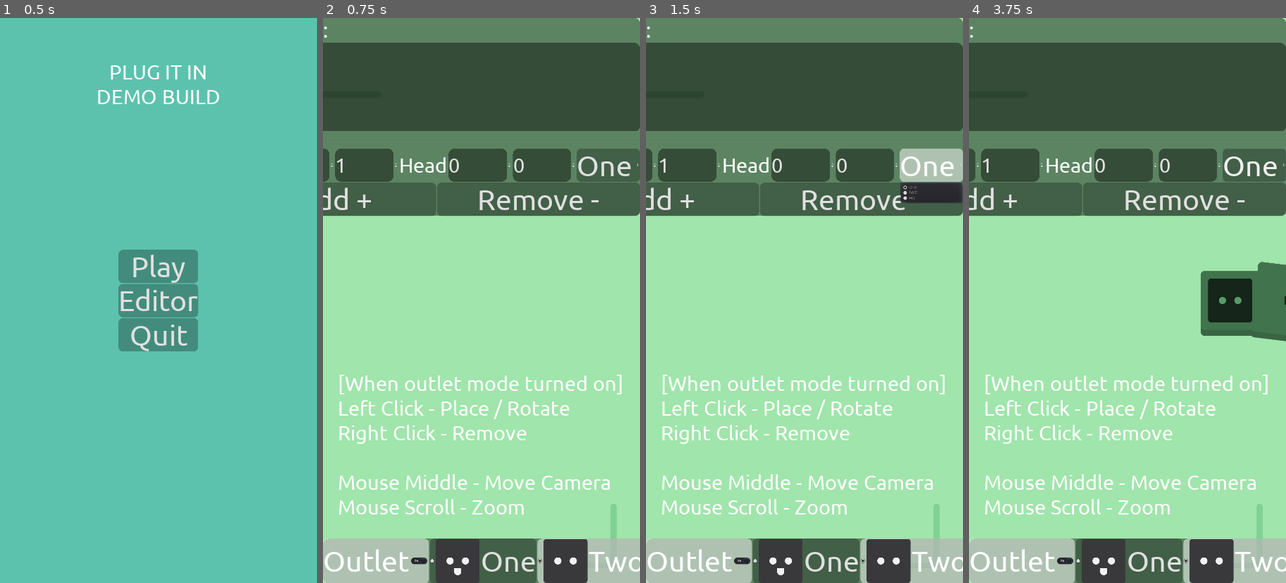
Above: before the commit, frames 1-4 (left to right).
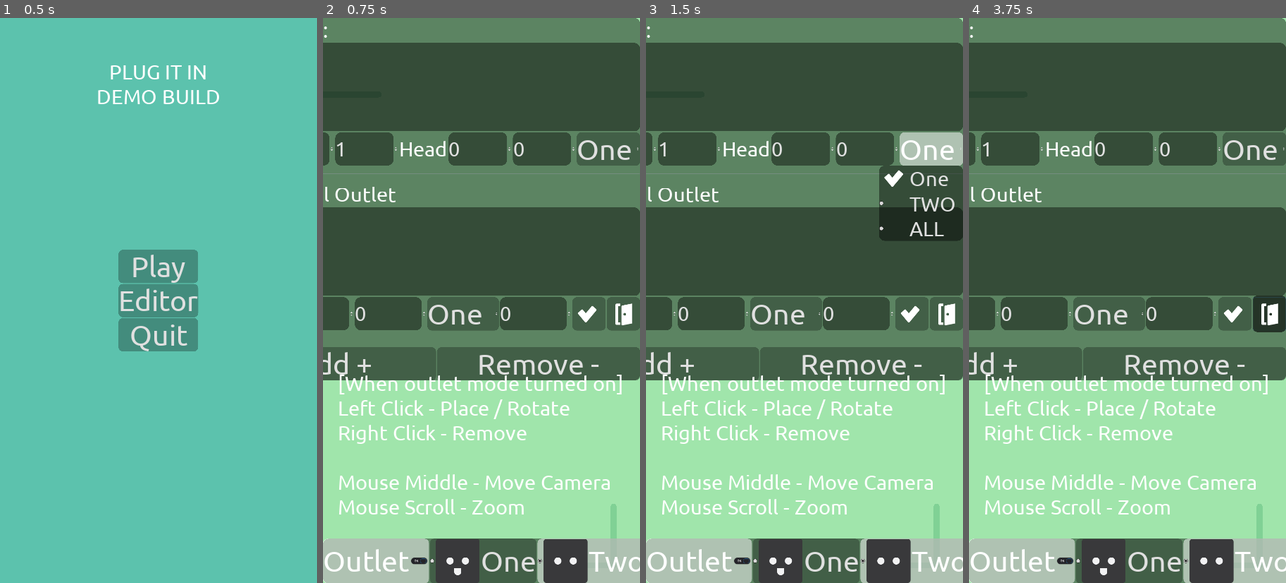
Above: after the commit, the same moments.

Repository: unSAME-Studio/ProjectOutlet
Game: Godot game, scene res://scenes/Menu.tscn
Same seed, same stepped clock (60 frames per second), same inputs: the game is played once before the commit and once after it.
Inputs (mouse positions are in pixels of both pictures, inside the frame that each line leads up to):
- Up to frame 1 (0.5 s): no input
- Up to frame 2 (0.75 s): click "Editor" at 0.5 s
- Up to frame 3 (1.5 s): click "One" at 1.25 s
- Up to frame 4 (3.75 s): click "Add +" at 2 s; click (1235, 311) at 2.77 s; click (1270, 311) at 3.52 s

Frame 1 is identical in both runs. In frame 2, 39% of the frame differs, in the area x 0-100%, y 19-65%; in frame 3, 39%; in frame 4, 38%.

Commit message:
New Editor Update

Diff:
--- a/scenes/Editor.gd
+++ b/scenes/Editor.gd
@@ -12,6 +12,9 @@
 	"plugs": [
 	]
 }
+var additional_outlets = [
+
+]
 var plug_scene = [
 
 ]
@@ -25,6 +28,10 @@
 	$CanvasLayer/Control/PanelContainer/VBoxContainer/HBoxContainer/Type.add_item("One")
 	$CanvasLayer/Control/PanelContainer/VBoxContainer/HBoxContainer/Type.add_item("TWO")
 	$CanvasLayer/Control/PanelContainer/VBoxContainer/HBoxContainer/Type.add_item("ALL")
+
+	$CanvasLayer/Control/PanelContainer/VBoxContainer/HBoxContainer3/Type.add_item("One")
+	$CanvasLayer/Control/PanelContainer/VBoxContainer/HBoxContainer3/Type.add_item("TWO")
+	$CanvasLayer/Control/PanelContainer/VBoxContainer/HBoxContainer3/Type.add_item("ALL")
 
 	$"Node2D/TileMap/Line2D".set_default_color(ColorManager.color.main)
 	$"Node2D/TileMap/Line2D2".set_default_color(ColorManager.color.main)
@@ -69,7 +76,7 @@
 			var key = "%d:%d" % [position.x, position.y]
 			# check if outlet already exist, if so rotate
 			if outlet_scene.has(key):
-				outlet_scene[key].queue_free()
+				outlet_scene[key].call_deferred("queue_free")
 				outlet_scene.erase(key)
 				return
 
@@ -91,14 +98,20 @@
 	int($"CanvasLayer/Control/PanelContainer/VBoxContainer/HBoxContainer/Sizey".get_line_edit().get_text()),
 	int($"CanvasLayer/Control/PanelContainer/VBoxContainer/HBoxContainer/Headx".get_line_edit().get_text()),
 	int($"CanvasLayer/Control/PanelContainer/VBoxContainer/HBoxContainer/Heady".get_line_edit().get_text()),
-	$"CanvasLayer/Control/PanelContainer/VBoxContainer/HBoxContainer/Type".get_selected()
+	$"CanvasLayer/Control/PanelContainer/VBoxContainer/HBoxContainer/Type".get_selected(),
+	additional_outlets
 	]
 
 	current_level.plugs.append(info)
 
-	$"CanvasLayer/Control/PanelContainer/VBoxContainer/ItemList".add_item("Size (%d, %d), Head (%d, %d), Type %d" % info)
+	$"CanvasLayer/Control/PanelContainer/VBoxContainer/ItemList".add_item("Size (%d, %d), Head (%d, %d), Type %d, Outlet: %s" % info)
 
 	spawn_plug(info)
+
+	# clear additional outlets
+	#additional_outlets.clear()
+	#$CanvasLayer/Control/PanelContainer/VBoxContainer/OutletList.clear()
+
 
 
 func spawn_plug(info):
@@ -111,6 +124,11 @@
 	if info.size() >= 5:
 		p.outlet_type = info[4]
 
+	# if additional outlet exist TEMP IMPLEMENT
+	if info.size() >= 6:
+		for add in info[5]:
+			p.additional_outlets.append(add)
+
 	p.original_point = Vector2(0, 0)
 	$Node2D/Plugs.add_child(p)
 
@@ -122,6 +140,7 @@
 
 
 func export_level():
+	# calculate Level Size
 	var x = []
 	var y = []
 	for i in outlet_scene.values():
@@ -177,3 +196,37 @@
 
 func _on_Export_pressed():
 	export_level()
+
+
+func _on_PlugsMenu_toggled(button_pressed):
+	if button_pressed:
+		$"CanvasLayer/Control/PanelContainer".show()
+	else:
+		$"CanvasLayer/Control/PanelContainer".hide()
+
+
+
+func _on_AddOutlet_pressed():
+	var new_outlet = [
+		int($"CanvasLayer/Control/PanelContainer/VBoxContainer/HBoxContainer3/Headx".get_line_edit().get_text()),
+		int($"CanvasLayer/Control/PanelContainer/VBoxContainer/HBoxContainer3/Heady".get_line_edit().get_text()),
+		int($"CanvasLayer/Control/PanelContainer/VBoxContainer/HBoxContainer/Type".get_selected()),
+		int($"CanvasLayer/Control/PanelContainer/VBoxContainer/HBoxContainer3/Rot".get_line_edit().get_text()),
+	]
+
+	additional_outlets.append(new_outlet)
+
+	$CanvasLayer/Control/PanelContainer/VBoxContainer/OutletList.add_item(String(new_outlet))
+
+
+func _on_RemoveOutlet_pressed():
+	var outletlist = $"CanvasLayer/Control/PanelContainer/VBoxContainer/OutletList"
+	if not outletlist.is_anything_selected():
+		return
+
+	var removes = Array(outletlist.get_selected_items())
+	removes.sort()
+	removes.invert()
+	for i in removes:
+		additional_outlets.remove(i)
+		outletlist.remove_item(i)
--- a/scenes/Editor.tscn
+++ b/scenes/Editor.tscn
@@ -1,10 +1,12 @@
-[gd_scene load_steps=10 format=2]
+[gd_scene load_steps=12 format=2]
 
 [ext_resource path="res://scenes/Editor.gd" type="Script" id=1]
 [ext_resource path="res://ui/theme.tres" type="Theme" id=2]
 [ext_resource path="res://scripts/console.gd" type="Script" id=3]
+[ext_resource path="res://ui/icons/checkmark.png" type="Texture" id=4]
 [ext_resource path="res://arts/plug_two.png" type="Texture" id=5]
 [ext_resource path="res://arts/plug_multi.png" type="Texture" id=6]
+[ext_resource path="res://ui/icons/exit.png" type="Texture" id=7]
 [ext_resource path="res://arts/plug_one.png" type="Texture" id=8]
 [ext_resource path="res://ui/EditorOutletOptions.tres" type="ButtonGroup" id=9]
 
@@ -83,12 +85,12 @@
 anchor_left = 1.0
 anchor_right = 1.0
 margin_left = -1385.0
-margin_bottom = 672.0
+margin_bottom = 1231.0
 theme = ExtResource( 2 )
 
 [node name="VBoxContainer" type="VBoxContainer" parent="CanvasLayer/Control/PanelContainer"]
 margin_right = 1385.0
-margin_bottom = 672.0
+margin_bottom = 1231.0
 theme = ExtResource( 2 )
 
 [node name="Label" type="Label" parent="CanvasLayer/Control/PanelContainer/VBoxContainer"]
@@ -107,16 +109,10 @@
 theme = ExtResource( 2 )
 select_mode = 1
 
-[node name="HSeparator" type="HSeparator" parent="CanvasLayer/Control/PanelContainer/VBoxContainer"]
+[node name="HBoxContainer" type="HBoxContainer" parent="CanvasLayer/Control/PanelContainer/VBoxContainer"]
 margin_top = 388.0
 margin_right = 1385.0
-margin_bottom = 438.0
-custom_constants/separation = 50
-
-[node name="HBoxContainer" type="HBoxContainer" parent="CanvasLayer/Control/PanelContainer/VBoxContainer"]
-margin_top = 442.0
-margin_right = 1385.0
-margin_bottom = 555.0
+margin_bottom = 501.0
 theme = ExtResource( 2 )
 
 [node name="Label" type="Label" parent="CanvasLayer/Control/PanelContainer/VBoxContainer/HBoxContainer"]
@@ -180,10 +176,101 @@
 text = "Type"
 expand_icon = true
 
+[node name="HSeparator2" type="HSeparator" parent="CanvasLayer/Control/PanelContainer/VBoxContainer"]
+margin_top = 505.0
+margin_right = 1385.0
+margin_bottom = 555.0
+custom_constants/separation = 50
+
+[node name="Label2" type="Label" parent="CanvasLayer/Control/PanelContainer/VBoxContainer"]
+margin_top = 559.0
+margin_right = 1385.0
+margin_bottom = 639.0
+theme = ExtResource( 2 )
+text = "Additional Outlet"
+
+[node name="OutletList" type="ItemList" parent="CanvasLayer/Control/PanelContainer/VBoxContainer"]
+margin_top = 643.0
+margin_right = 1385.0
+margin_bottom = 943.0
+rect_min_size = Vector2( 0, 300 )
+size_flags_horizontal = 3
+size_flags_vertical = 3
+theme = ExtResource( 2 )
+select_mode = 1
+
+[node name="HBoxContainer3" type="HBoxContainer" parent="CanvasLayer/Control/PanelContainer/VBoxContainer"]
+margin_top = 947.0
+margin_right = 1385.0
+margin_bottom = 1060.0
+theme = ExtResource( 2 )
+
+[node name="Label2" type="Label" parent="CanvasLayer/Control/PanelContainer/VBoxContainer/HBoxContainer3"]
+margin_top = 16.0
+margin_right = 166.0
+margin_bottom = 96.0
+theme = ExtResource( 2 )
+text = "Head"
+
+[node name="Headx" type="SpinBox" parent="CanvasLayer/Control/PanelContainer/VBoxContainer/HBoxContainer3"]
+margin_left = 170.0
+margin_right = 412.0
+margin_bottom = 113.0
+size_flags_horizontal = 3
+theme = ExtResource( 2 )
+max_value = 9.0
+
+[node name="Heady" type="SpinBox" parent="CanvasLayer/Control/PanelContainer/VBoxContainer/HBoxContainer3"]
+margin_left = 416.0
+margin_right = 658.0
+margin_bottom = 113.0
+size_flags_horizontal = 3
+theme = ExtResource( 2 )
+max_value = 9.0
+
+[node name="Type" type="OptionButton" parent="CanvasLayer/Control/PanelContainer/VBoxContainer/HBoxContainer3"]
+margin_left = 662.0
+margin_right = 904.0
+margin_bottom = 113.0
+rect_min_size = Vector2( 200, 0 )
+size_flags_horizontal = 3
+theme = ExtResource( 2 )
+text = "Type"
+expand_icon = true
+
+[node name="Rot" type="SpinBox" parent="CanvasLayer/Control/PanelContainer/VBoxContainer/HBoxContainer3"]
+margin_left = 908.0
+margin_right = 1151.0
+margin_bottom = 113.0
+size_flags_horizontal = 3
+theme = ExtResource( 2 )
+max_value = 3.0
+
+[node name="AddOutlet" type="Button" parent="CanvasLayer/Control/PanelContainer/VBoxContainer/HBoxContainer3"]
+margin_left = 1155.0
+margin_right = 1268.0
+margin_bottom = 113.0
+rect_min_size = Vector2( 113, 0 )
+icon = ExtResource( 4 )
+
+[node name="RemoveOutlet" type="Button" parent="CanvasLayer/Control/PanelContainer/VBoxContainer/HBoxContainer3"]
+margin_left = 1272.0
+margin_right = 1385.0
+margin_bottom = 113.0
+rect_min_size = Vector2( 113, 0 )
+icon = ExtResource( 7 )
+expand_icon = true
+
+[node name="HSeparator" type="HSeparator" parent="CanvasLayer/Control/PanelContainer/VBoxContainer"]
+margin_top = 1064.0
+margin_right = 1385.0
+margin_bottom = 1114.0
+custom_constants/separation = 50
+
 [node name="HBoxContainer2" type="HBoxContainer" parent="CanvasLayer/Control/PanelContainer/VBoxContainer"]
-margin_top = 559.0
-margin_right = 1385.0
-margin_bottom = 672.0
+margin_top = 1118.0
+margin_right = 1385.0
+margin_bottom = 1231.0
 
 [node name="SpawnPlug" type="Button" parent="CanvasLayer/Control/PanelContainer/VBoxContainer/HBoxContainer2"]
 margin_right = 690.0
@@ -209,7 +296,7 @@
 margin_top = -150.0
 
 [node name="HBoxContainer3" type="HBoxContainer" parent="CanvasLayer/Control/PanelContainer2"]
-margin_right = 2352.0
+margin_right = 2517.0
 margin_bottom = 151.0
 
 [node name="PlayMode" type="CheckButton" parent="CanvasLayer/Control/PanelContainer2/HBoxContainer3"]
@@ -258,12 +345,23 @@
 
 [node name="Export" type="Button" parent="CanvasLayer/Control/PanelContainer2/HBoxContainer3"]
 margin_left = 1680.0
-margin_right = 2352.0
+margin_right = 1985.0
 margin_bottom = 151.0
 mouse_default_cursor_shape = 2
 size_flags_horizontal = 10
 theme = ExtResource( 2 )
-text = "Export to Print"
+text = "Export"
+
+[node name="PlugsMenu" type="Button" parent="CanvasLayer/Control/PanelContainer2/HBoxContainer3"]
+margin_left = 1989.0
+margin_right = 2517.0
+margin_bottom = 151.0
+mouse_default_cursor_shape = 2
+size_flags_horizontal = 10
+theme = ExtResource( 2 )
+toggle_mode = true
+pressed = true
+text = "Plugs Menu"
 
 [node name="Label5" type="Label" parent="CanvasLayer/Control"]
 anchor_top = 1.0
@@ -315,6 +413,9 @@
 
 [node name="Outlets" type="Node2D" parent="Node2D"]
 
+[connection signal="pressed" from="CanvasLayer/Control/PanelContainer/VBoxContainer/HBoxContainer3/AddOutlet" to="." method="_on_AddOutlet_pressed"]
+[connection signal="pressed" from="CanvasLayer/Control/PanelContainer/VBoxContainer/HBoxContainer3/RemoveOutlet" to="." method="_on_RemoveOutlet_pressed"]
 [connection signal="pressed" from="CanvasLayer/Control/PanelContainer/VBoxContainer/HBoxContainer2/SpawnPlug" to="." method="_on_SpawnPlug_pressed"]
 [connection signal="pressed" from="CanvasLayer/Control/PanelContainer/VBoxContainer/HBoxContainer2/Remove" to="." method="_on_Remove_pressed"]
 [connection signal="pressed" from="CanvasLayer/Control/PanelContainer2/HBoxContainer3/Export" to="." method="_on_Export_pressed"]
+[connection signal="toggled" from="CanvasLayer/Control/PanelContainer2/HBoxContainer3/PlugsMenu" to="." method="_on_PlugsMenu_toggled"]
--- a/scripts/global.gd
+++ b/scripts/global.gd
@@ -25,7 +25,7 @@
 		"plugs": [
 			[1, 2, 0, 0],
 		],
-		"hint": "[center]Tap to Rotate[/center]\n[center]Drag to Move[/center]"
+		"hint": "[center]Click to Rotate[/center]\n[center]Drag to Move[/center]"
 	},
 	2: {
 		"grid": [
--- a/ui/theme.tres
+++ b/ui/theme.tres
@@ -1,7 +1,8 @@
-[gd_resource type="Theme" load_steps=8 format=2]
+[gd_resource type="Theme" load_steps=9 format=2]
 
 [ext_resource path="res://ui/fonts/Ubuntu-Regular.ttf" type="DynamicFontData" id=1]
 [ext_resource path="res://ui/fonts/Ubuntu_Reg.tres" type="DynamicFont" id=2]
+[ext_resource path="res://ui/icons/checkmark.png" type="Texture" id=3]
 
 [sub_resource type="DynamicFont" id=1]
 size = 100
@@ -52,6 +53,11 @@
 LineEdit/styles/normal = SubResource( 5 )
 Panel/styles/panel = SubResource( 5 )
 PanelContainer/styles/panel = SubResource( 5 )
+PopupMenu/fonts/font = ExtResource( 2 )
+PopupMenu/icons/checked = ExtResource( 3 )
+PopupMenu/icons/radio_checked = ExtResource( 3 )
+PopupMenu/styles/hover = SubResource( 5 )
+PopupMenu/styles/panel = SubResource( 5 )
 RichTextLabel/fonts/normal_font = ExtResource( 2 )
 TextEdit/fonts/font = ExtResource( 2 )
 TextEdit/styles/focus = SubResource( 5 )
